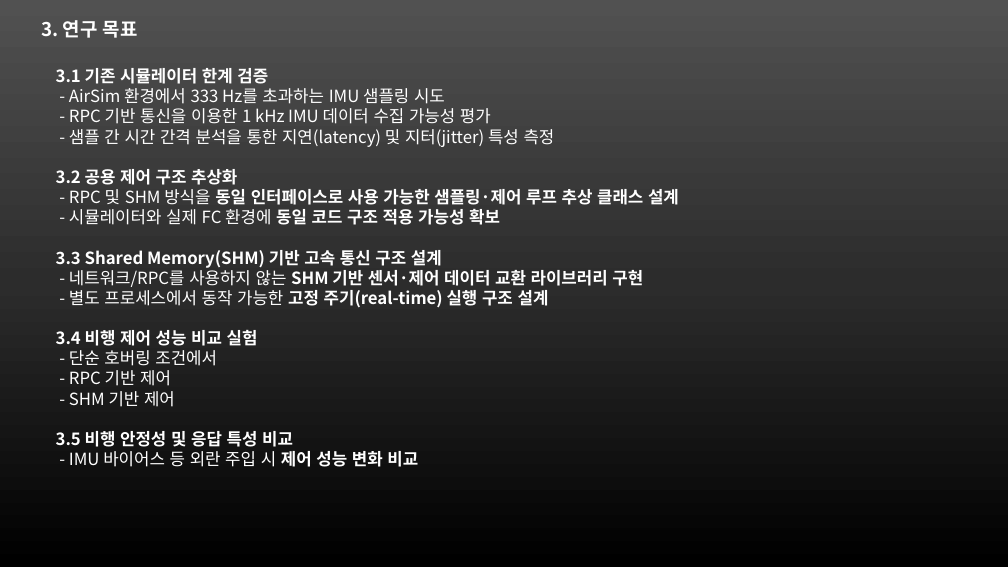
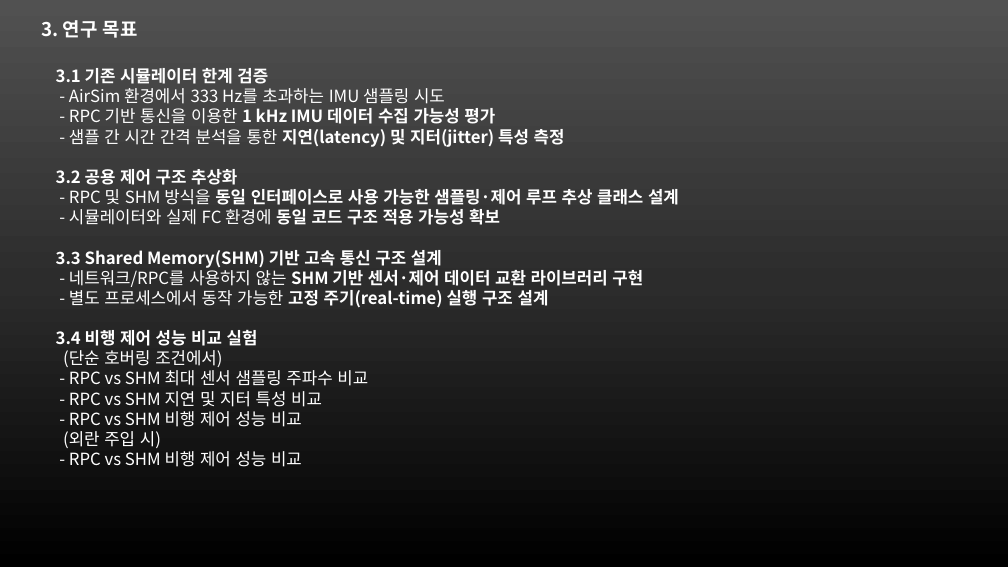
Before and after one commit to noztosky/sim25, a slide deck: slide 8 of x_memory/docs2/논문연구I-발표자료.pptx. Drawn at 1008x567 pixels with LibreOffice and Linux fonts; fonts in the diff are those of the drawing. Boxes give left, top, right and bottom in pixels: in the first picture for what was removed or moved away, otherwise in the second. Text is boxed around its words. In the diff, an @@ line names an element or a change of style, - is before the commit and + after.

```diff
--- a/x_memory/docs2/논문연구I-발표자료.pptx
+++ b/x_memory/docs2/논문연구I-발표자료.pptx
@@ text at (x1=69, y1=108, x2=565, y2=147): bold on in "1 kHz IMU 데이터 수집 가능성 평가", "지연(latency) 및 지터(jitter) 특성 측정" @@
@@ text at (x1=63, y1=350, x2=368, y2=467): text changed @@
-- 단순 호버링 조건에서
-- RPC 기반 제어
-- SHM 기반 제어
-3.5 비행 안정성 및 응답 특성 비교
-- IMU 바이어스 등 외란 주입 시 제어 성능 변화 비교
+(단순 호버링 조건에서)
+- RPC vs SHM 최대 센서 샘플링 주파수 비교
+- RPC vs SHM 지연 및 지터 특성 비교
+- RPC vs SHM 비행 제어 성능 비교
+(외란 주입 시)
+- RPC vs SHM 비행 제어 성능 비교
```
Also in this commit, not shown: 3 other slides changed, 1 slide added, 1 other file.
